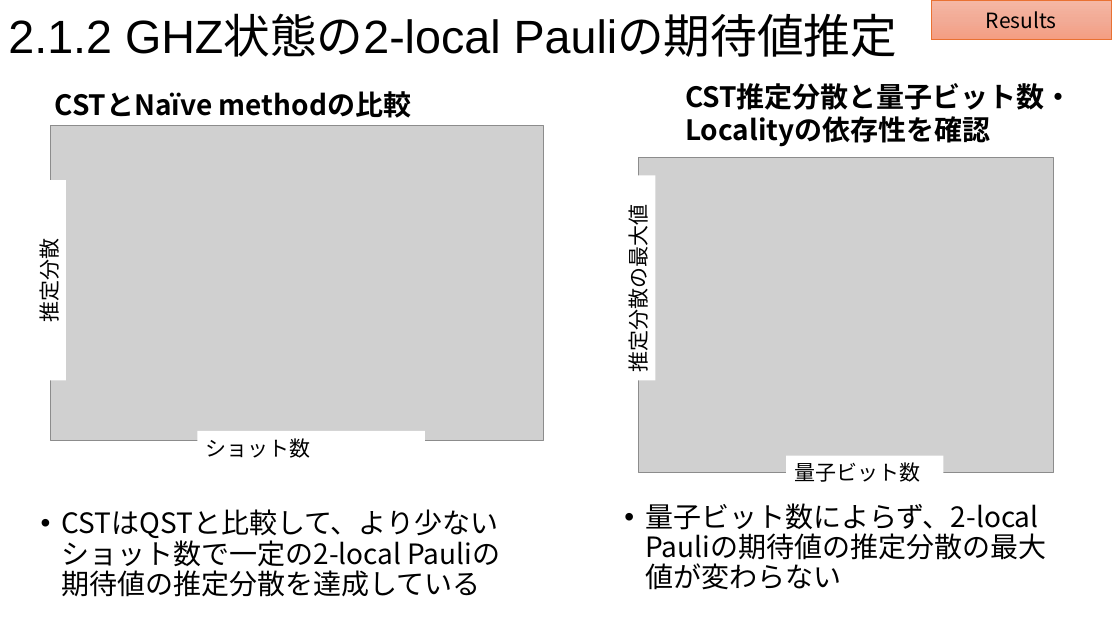
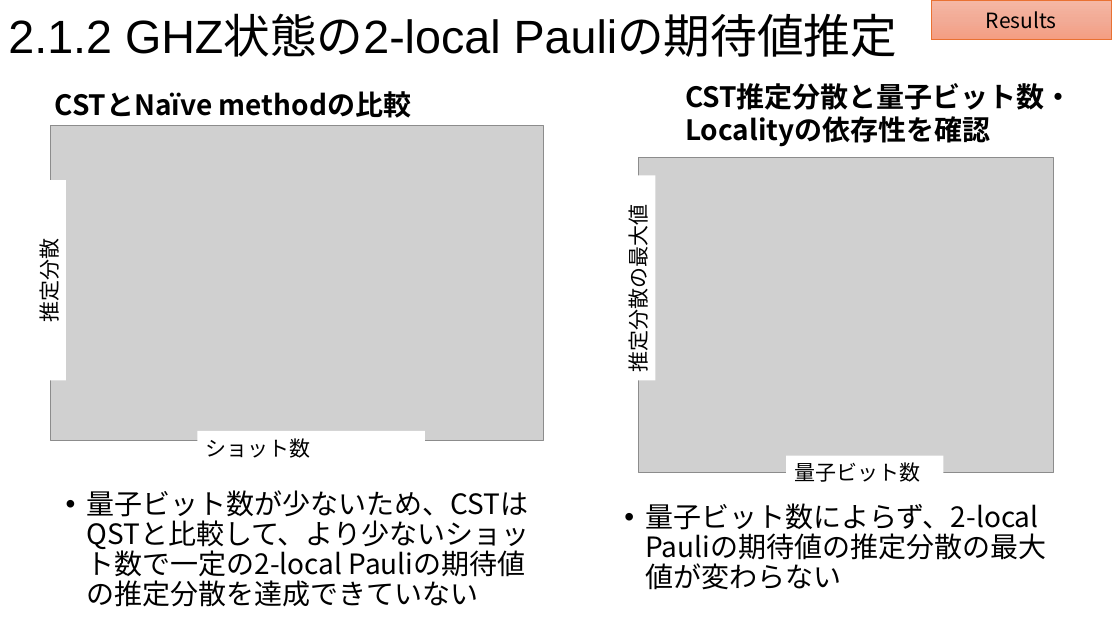
Before and after one commit to okomenama/classical_shadow_tomography, a slide deck: slide 5 of presentation.pptx. Drawn at 1120x630 pixels with LibreOffice and Linux fonts; fonts in the diff are those of the drawing; grey boxes stand for pictures. Boxes give left, top, right and bottom in pixels: in the first picture for what was removed or moved away, otherwise in the second. Text is boxed around its words. In the diff, an @@ line names an element or a change of style, - is before the commit and + after.

Commit message:
presentation

```diff
--- a/presentation.pptx
+++ b/presentation.pptx
@@ text at (x1=87, y1=490, x2=530, y2=582): text changed @@
-• CSTはQSTと比較して、より少ないショット数で一定の2-local Pauliの期待値の推定分散を達成している
+• 量子ビット数が少ないため、CSTはQSTと比較して、より少ないショット数で一定の2-local Pauliの期待値の推定分散を達成できていない
```
Also in this commit, not shown: 1 other file.
